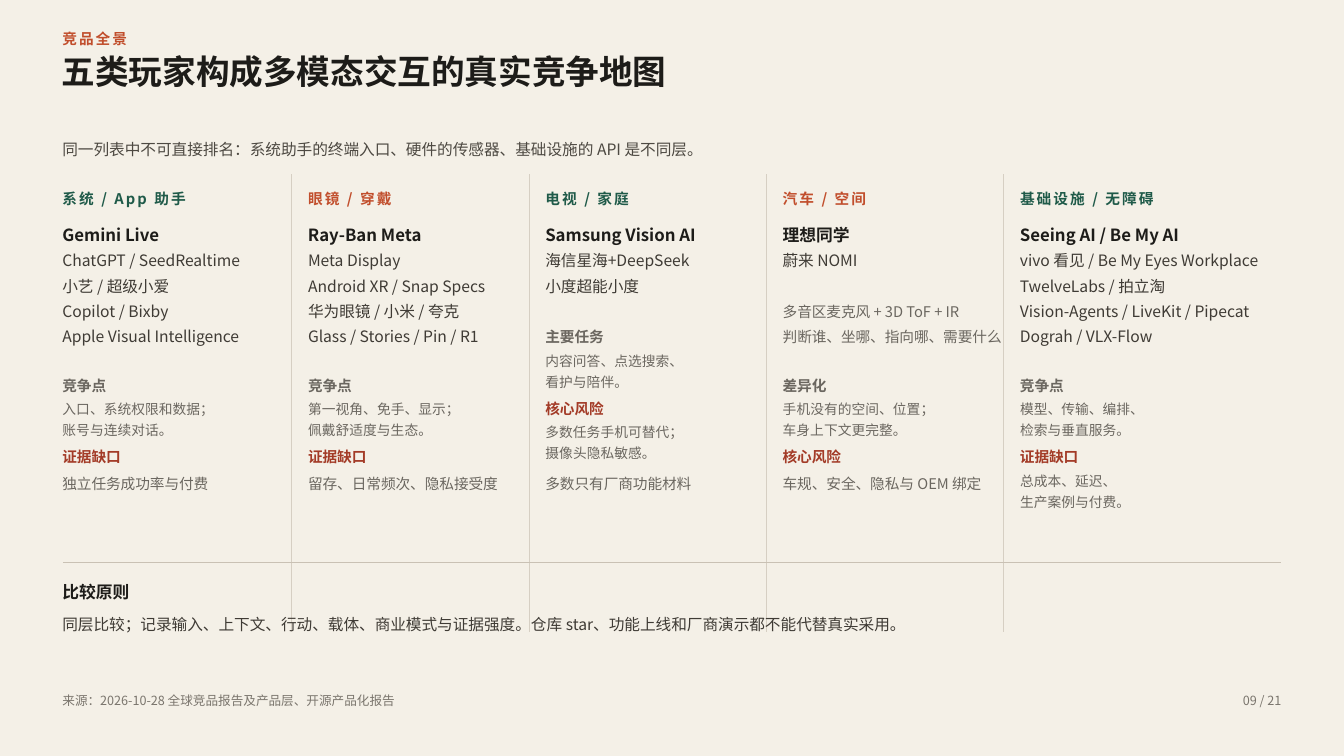
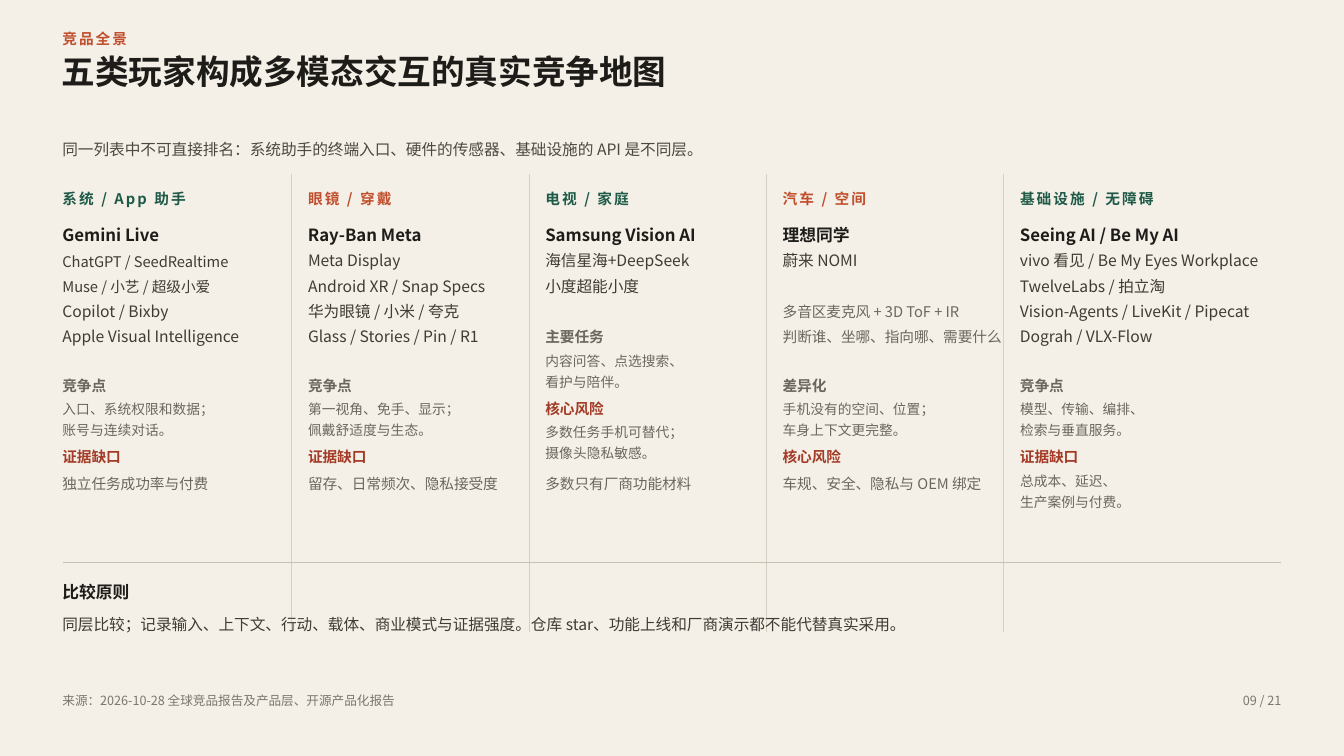
Before and after one commit to ShuoZhangXJTU/PingBear, a slide deck: slide 9 of 产品/多模态交互竞品发展脉络-v2.pptx. Drawn at 1344x756 pixels with LibreOffice and Linux fonts; fonts in the diff are those of the drawing. Boxes give left, top, right and bottom in pixels: in the first picture for what was removed or moved away, otherwise in the second. Text is boxed around its words. In the diff, an @@ line names an element or a change of style, - is before the commit and + after.

```diff
--- a/产品/多模态交互竞品发展脉络-v2.pptx
+++ b/产品/多模态交互竞品发展脉络-v2.pptx
@@ text "ChatGPT / SeedRealtime" at [62,255,228,267]: size 11.2 to 10.5 pt @@
@@ text at [62,279,210,293]: text changed; size 11.2 to 10.5 pt @@
-小艺 / 超级小爱
+Muse / 小艺 / 超级小爱
```
Also in this commit, not shown: 1 other slide changed, 27 other files.
